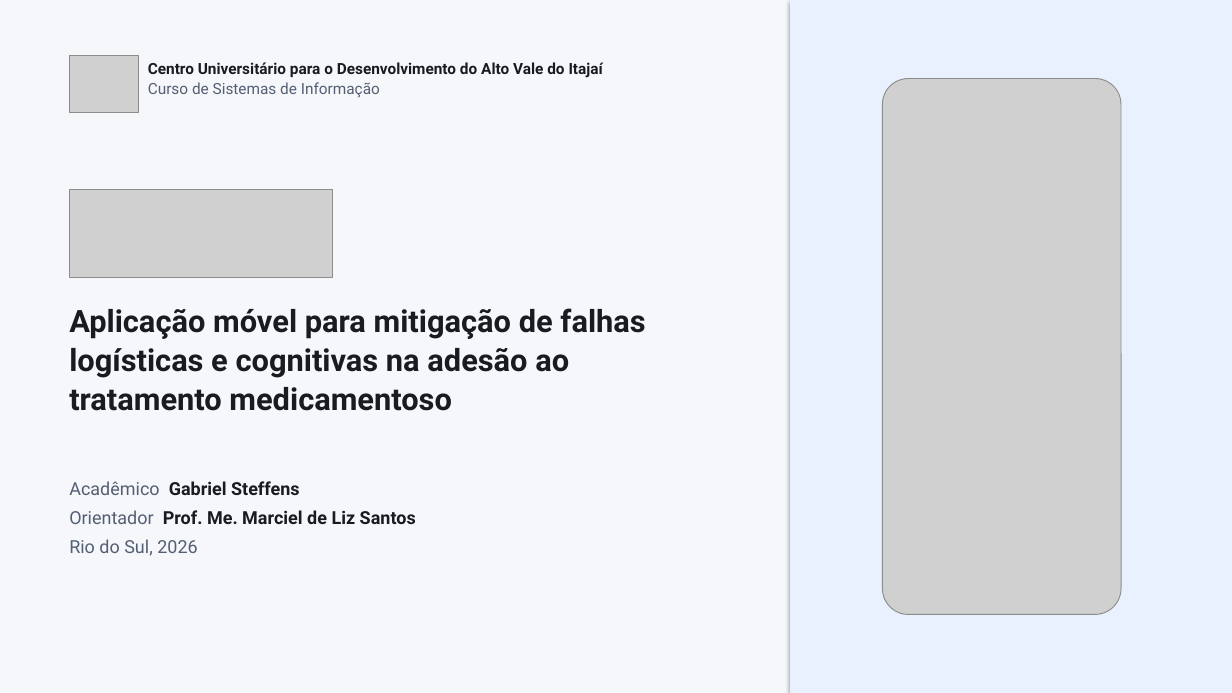
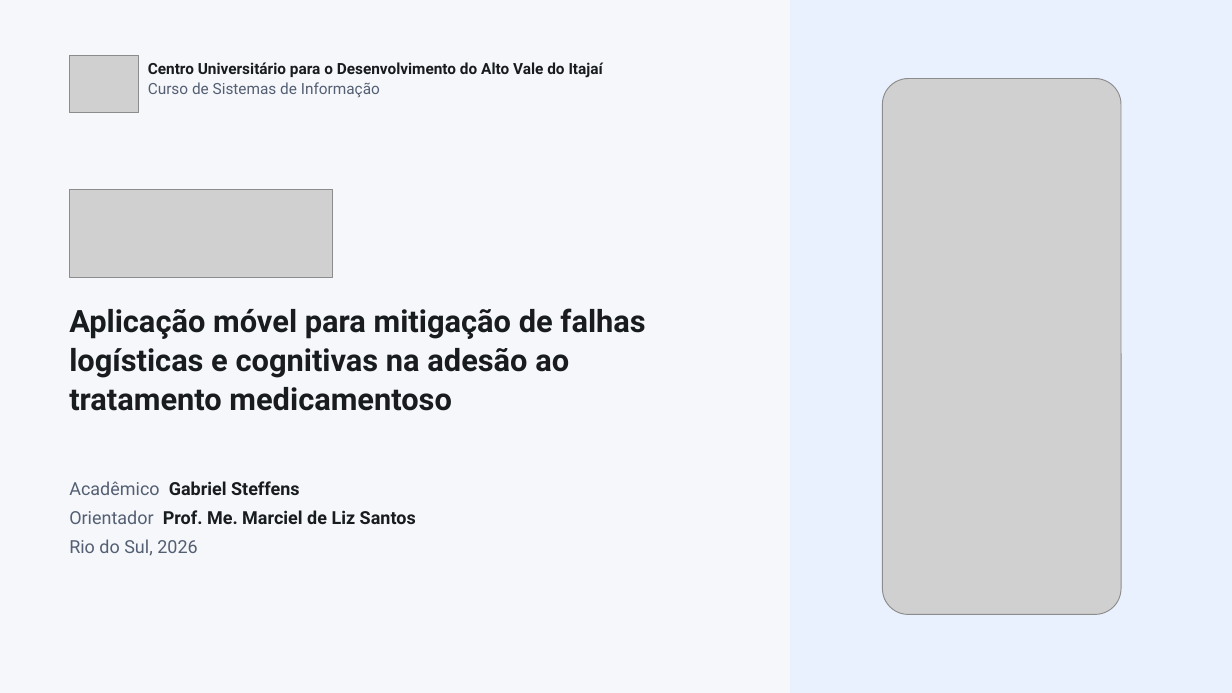
Before and after one commit to gabste8831/Mapill-Health-App, a slide deck: slide 1 of docs/tcc/apresentacao-mapill.pptx. Drawn at 1232x693 pixels with LibreOffice and Linux fonts; fonts in the diff are those of the drawing; grey boxes stand for pictures. Boxes give left, top, right and bottom in pixels: in the first picture for what was removed or moved away, otherwise in the second. Text is boxed around its words. In the diff, an @@ line names an element or a change of style, - is before the commit and + after.

```diff
--- a/docs/tcc/apresentacao-mapill.pptx
+++ b/docs/tcc/apresentacao-mapill.pptx
@@ rectangle at (790,0,1232,693): shadow off @@
```
Also in this commit, not shown: 15 other slides changed, 1 slide added, 2 other files.
